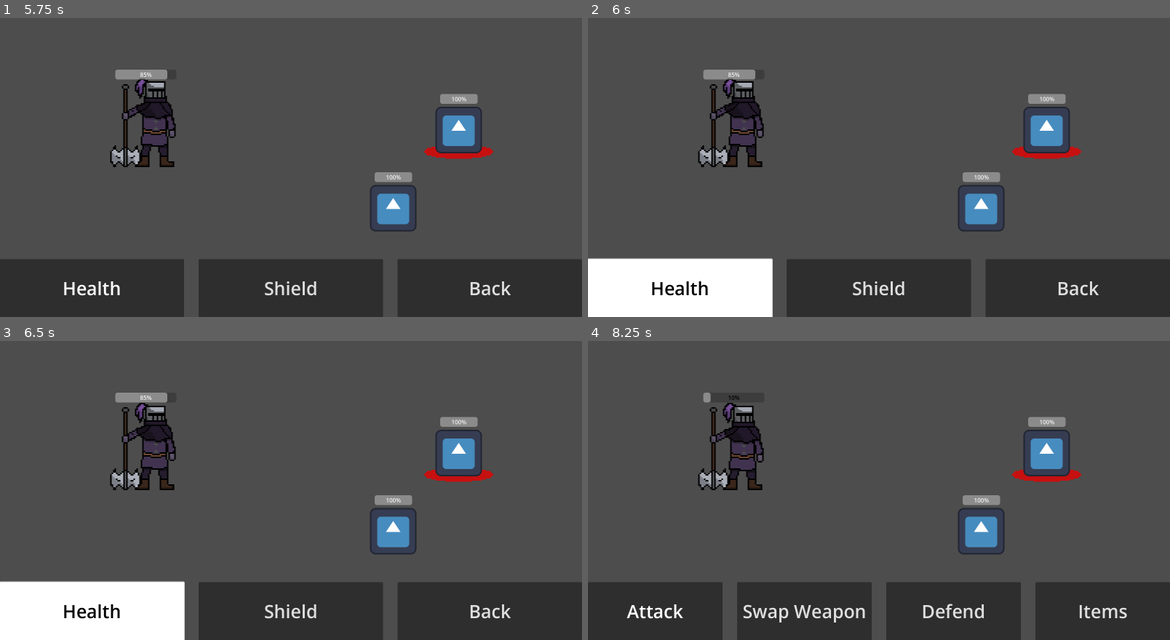
Above: before the commit, frames 1-4 (two rows, left to right).
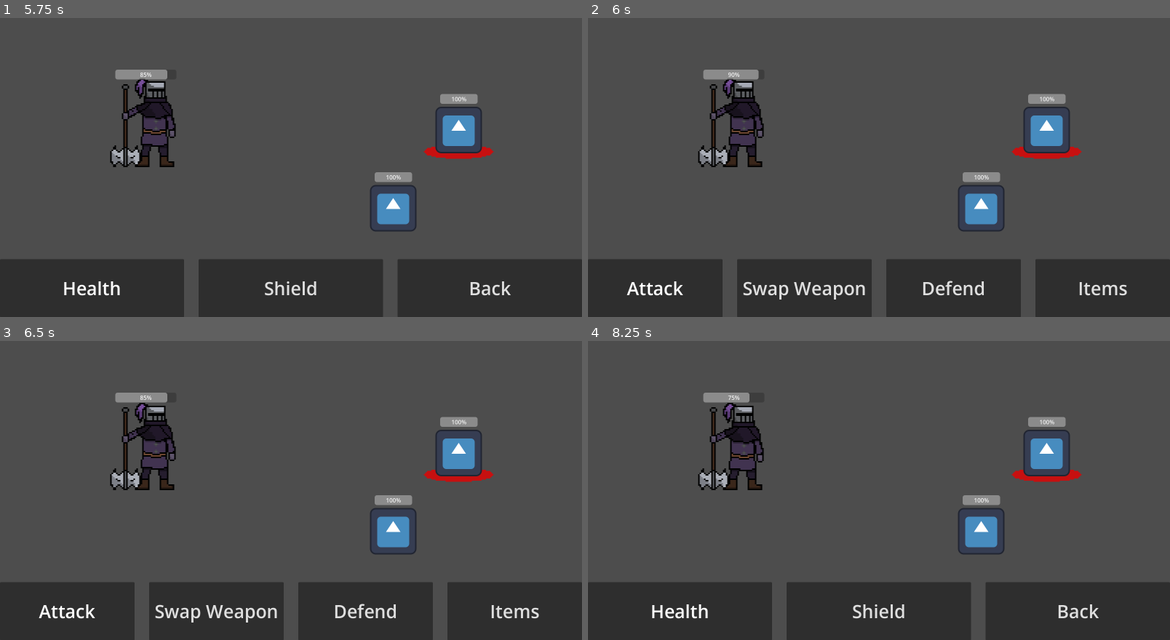
Above: after the commit, the same moments.

Repository: mwingerden/Shinko
Game: Godot game, scene res://Scenes/Levels/level_1.tscn
Two runs of this game, one before a commit and one after it. Both use one fixed random seed, a clock stepped at 60 frames per second and the inputs below. The engine's default icon, where the game draws it, is replaced by a stand-in: a white triangle on a blue panel in a dark square.
Inputs (mouse positions are in pixels of both pictures, inside the frame that each line leads up to):
- Up to frame 1 (5.75 s): click "Attack" at 0.5 s; hold Up (ui_up) 1.28-2 s; click "Swap Weapon" at 2 s; click "Defend" at 2.75 s; hold Down (ui_down) 3.53-4.28 s; hold Up (ui_up) 4.28-5 s; click "Items" at 5 s
- Up to frame 2 (6 s): click "Health" at 5.75 s
- Up to frame 3 (6.5 s): no input
- Up to frame 4 (8.25 s): click (879, 610) at 6.5 s, where only the run before the commit has a clickable "Shield"; hold Up (ui_up) 7.28-8 s; click (1076, 610) at 8 s, where only the run before the commit has a clickable "Back"

Frame 1 is identical in both runs. In frame 2, 8.9% of the frame differs, in the area x 0-93%, y 17-100%; in frame 3, 8.9%; in frame 4, 3.9%.

Commit message:
Added finished shield mechanic

Diff:
--- a/Scripts/Player/player.gd
+++ b/Scripts/Player/player.gd
@@ -5,6 +5,8 @@
 @onready var animation_player = $AnimationPlayer
 @export var MAX_HEALTH = 20
 @export var MAX_SHIELD = 10
+@export var heal_amount = 1
+@export var increase_shield_amount = 1
 var shield_on = false
 var current_health = MAX_HEALTH:
 	set(value):
@@ -22,12 +24,14 @@
 func _ready():
 	show_health_bar(true)
 
+@warning_ignore("unused_parameter")
 func _process(delta):
 	_play_animation()
 
 func show_health_bar(value):
 	health_progress_bar.visible = value
 	shield_progress_bar.visible = !value
+	shield_on = !value
 
 func swap_weapon():
 	if current_state == state.SWORD:
@@ -57,6 +61,9 @@
 func take_damage(value):
 	if shield_on:
 		current_shield -= float(value) / 2.0
+		if current_shield <= 0:
+			current_shield = 0
+			show_health_bar(true)
 	else:
 		current_health -= value
 
@@ -64,7 +71,10 @@
 	return current_state
 
 func increase_shield():
-	shield_on = true
 	if current_shield <= MAX_SHIELD:
-		current_shield += 1
+		current_shield += increase_shield_amount
 	show_health_bar(false)
+
+func heal():
+	if current_health <= MAX_HEALTH:
+		current_health += heal_amount
--- a/Scripts/Utility/battle.gd
+++ b/Scripts/Utility/battle.gd
@@ -19,6 +19,7 @@
 	player = get_child(0)
 	show_actions_menu(true)
 
+@warning_ignore("unused_parameter")
 func _process(delta):
 	if !enemy_turn and Input.is_action_just_pressed("ui_up"):
 		if index > 0:
@@ -105,6 +106,12 @@
 
 func _on_shield_pressed():
 	player.increase_shield()
+	show_actions_menu(true)
+	await get_tree().create_timer(.5).timeout
+	enemies_turn()
 
 func _on_health_pressed():
-	pass # Replace with function body.
+	player.heal()
+	show_actions_menu(true)
+	await get_tree().create_timer(.5).timeout
+	enemies_turn()
